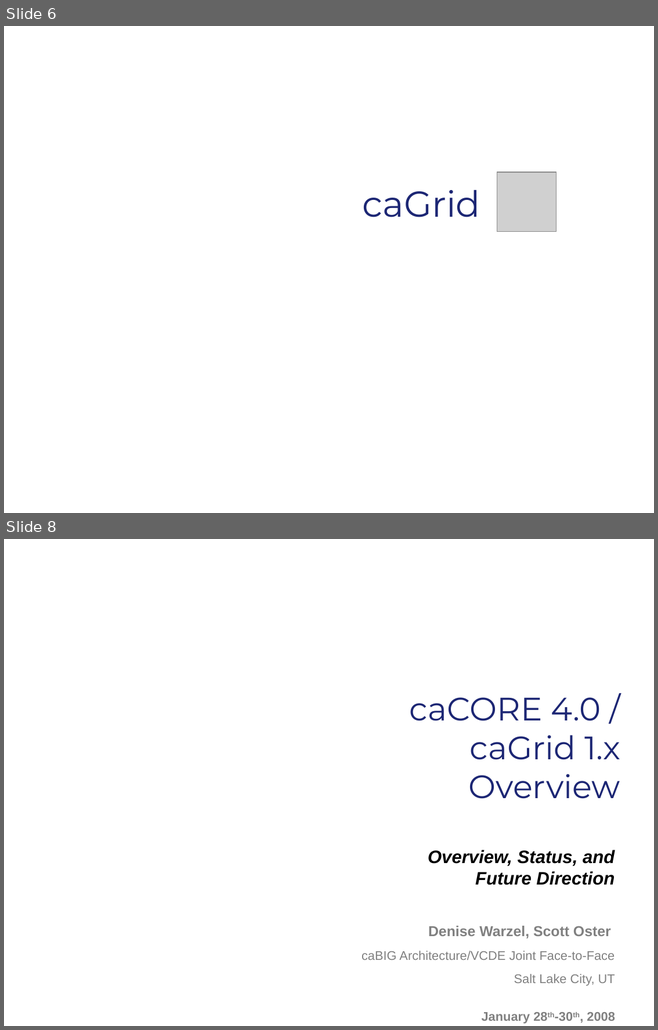
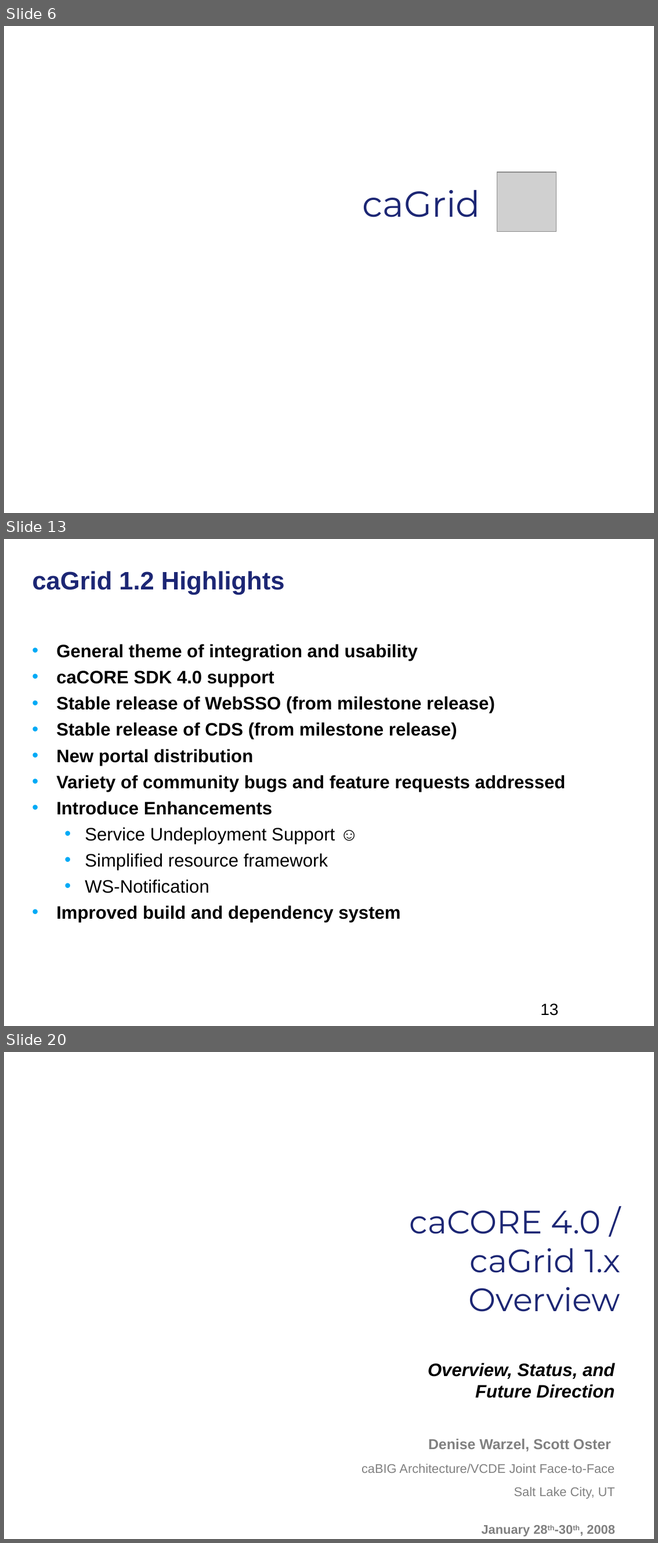
Before and after one commit to NCIP/cagrid-docs, a slide deck: presentations/200801_VCDE_ARCH/20080128_30_XCWS_F2F_Day2_caCORE_caGrid.ppt. Shown one above the other, each under a label of ours: slides 6 and 8 before the commit, slides 6, 13 and 20 after it; the slides between them are not shown. The pictures are 658x1030 and 658x1543 pixels, drawn with LibreOffice and Linux fonts; fonts in the diff are those of the drawing; grey boxes stand for pictures; background and template pictures are left out. Boxes give left, top, right and bottom in pixels: in the first picture for what was removed or moved away, otherwise in the second. Text is boxed around its words. In the diff, an @@ line names an element or a change of style, - is before the commit and + after.

```diff
--- a/presentations/200801_VCDE_ARCH/20080128_30_XCWS_F2F_Day2_caCORE_caGrid.ppt
+++ b/presentations/200801_VCDE_ARCH/20080128_30_XCWS_F2F_Day2_caCORE_caGrid.ppt
@@ slide 13 added at <box>4,539,654,1026</box>, background picture (left out) @@
@@ title added at <box>32,571,285,595</box>, 28 pt, text #1C2674, bold @@
+caGrid 1.2 Highlights
@@ text added at <box>56,644,565,923</box>, 20 pt, text #000000, bold @@
+• General theme of integration and usability
+• caCORE SDK 4.0 support
+• Stable release of WebSSO (from milestone release)
+• Stable release of CDS (from milestone release)
+• New portal distribution
+• Variety of community bugs and feature requests addressed
+• Introduce Enhancements
+  • Service Undeployment Support ☺
+  • Simplified resource framework
+  • WS-Notification
+• Improved build and dependency system
@@ page number added at <box>540,1004,558,1016</box>, 18 pt, text #000000 @@
+13
@@ what was slide 8 is now slide 20 @@
```
Also in this commit, not shown: 1 slide changed, 15 other slides added, 1 slide removed.
